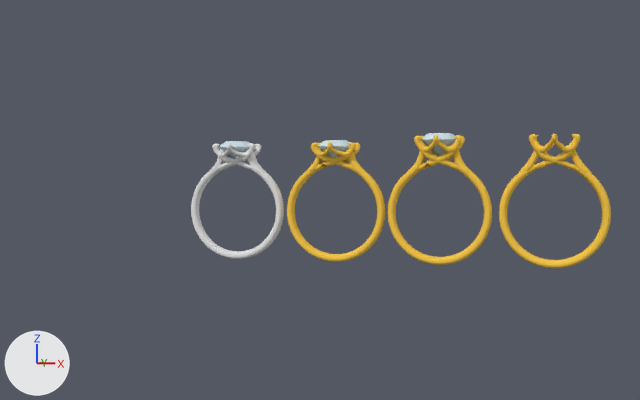
One commit to the Blender file taurus/first_attempt.blend: the scene before it, then after it.
The view is the same before and after, from a 50 mm camera at (12.7, -175.2, 7.2) aimed at (-31.1, -26.1, 2.1). The axes (+X, +Y, +Z) are drawn at lower left. The lights are the same throughout.

The first picture shows 'Diamond_newring', 'FINAL_TALL_RING', 'REDER RING 1', 'REDER RING 2', 'fifth_try_setting_curve.003', 'front_prongs', 'ring_body', 'swoop', 'swoop2'.
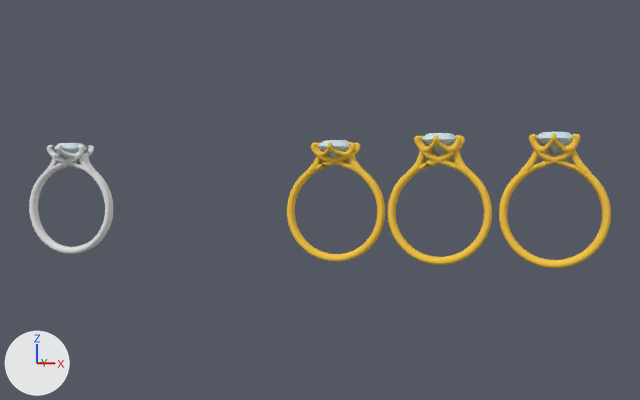
Where the change shows, as pixel boxes [x1, y1, x2, y2] in the pictures (640 x 400 px):
'ring_body', moved
    before: [191, 161, 284, 259]
    after: [29, 161, 114, 254]
'fifth_try_setting_curve.003', moved
    before: [212, 143, 261, 171]
    after: [47, 145, 94, 171]
'Diamond_newring', moved
    before: [219, 141, 249, 159]
    after: [54, 143, 88, 160]
'Diamond_newring.003', shown
    after: [536, 132, 574, 156]
'swoop2', moved
    before: [247, 151, 266, 174]
    after: [79, 152, 97, 174]
'front_prongs', moved
    before: [219, 143, 247, 157]
    after: [53, 145, 77, 158]
'swoop', moved
    before: [208, 152, 226, 172]
    after: [44, 152, 63, 172]

The change, as a diff of the scene's bpy script:
```diff
--- a/taurus/first_attempt.blend.py
+++ b/taurus/first_attempt.blend.py
@@ ob_diamond_newring_003 @@
 ob_diamond_newring_003.scale = (0.915, 1.0, 0.915)
-ob_diamond_newring_003.hide_viewport = True
@@ ob_front_prongs @@
 ob_front_prongs = bpy.data.objects.new('front_prongs', me_cunurbspath_005)
-ob_front_prongs.location = (-46.1, -29.4, 9.9)
+ob_front_prongs.location = (-79.7, -29.4, 9.9)
 ob_front_prongs.rotation_euler = (0.0, 0.0, 3.027)  # degrees (0, 0, 173)
@@ ob_swoop @@
 ob_swoop = bpy.data.objects.new('swoop', me_cunurbspath_002)
-ob_swoop.location = (-50.9, -27.4, 8.3)
+ob_swoop.location = (-84.5, -27.4, 8.3)
 ob_swoop.rotation_euler = (0.0, 2.08, 6.283)  # degrees (0, 119, 360)
@@ ob_swoop2 @@
 ob_swoop2 = bpy.data.objects.new('swoop2', me_cunurbspath_000)
-ob_swoop2.location = (-41.3, -27.4, 8.3)
+ob_swoop2.location = (-74.9, -27.4, 8.3)
 ob_swoop2.rotation_euler = (0.0, 2.08, 3.142)  # degrees (0, 119, 180)
@@ ob_fifth_try_setting_curve_003 @@
 ob_fifth_try_setting_curve_003 = bpy.data.objects.new('fifth_try_setting_curve.003', me_cubeziercurve_004)
-ob_fifth_try_setting_curve_003.location = (-46.0, -25.6, 8.6)
+ob_fifth_try_setting_curve_003.location = (-79.6, -25.6, 8.6)
 ob_fifth_try_setting_curve_003.rotation_euler = (0.0, -0.573, 3.142)  # degrees (0, -33, 180)
@@ ob_diamond_newring @@
 ob_diamond_newring = bpy.data.objects.new('Diamond_newring', me_diamond_001)
-ob_diamond_newring.location = (-46.1, -27.3, 10.4)
+ob_diamond_newring.location = (-79.7, -27.3, 10.4)
 ob_diamond_newring.rotation_euler = (1.571, 0.0, 1.571)  # degrees (90, 0, 90)
@@ ob_ring_body @@
 ob_ring_body = bpy.data.objects.new('ring_body', me_torus)
-ob_ring_body.location = (-46.1, -27.4, -0.2)
+ob_ring_body.location = (-79.7, -27.4, -0.2)
 ob_ring_body.rotation_euler = (1.571, 0.0, 0.0)  # degrees (90, 0, 0)
```
